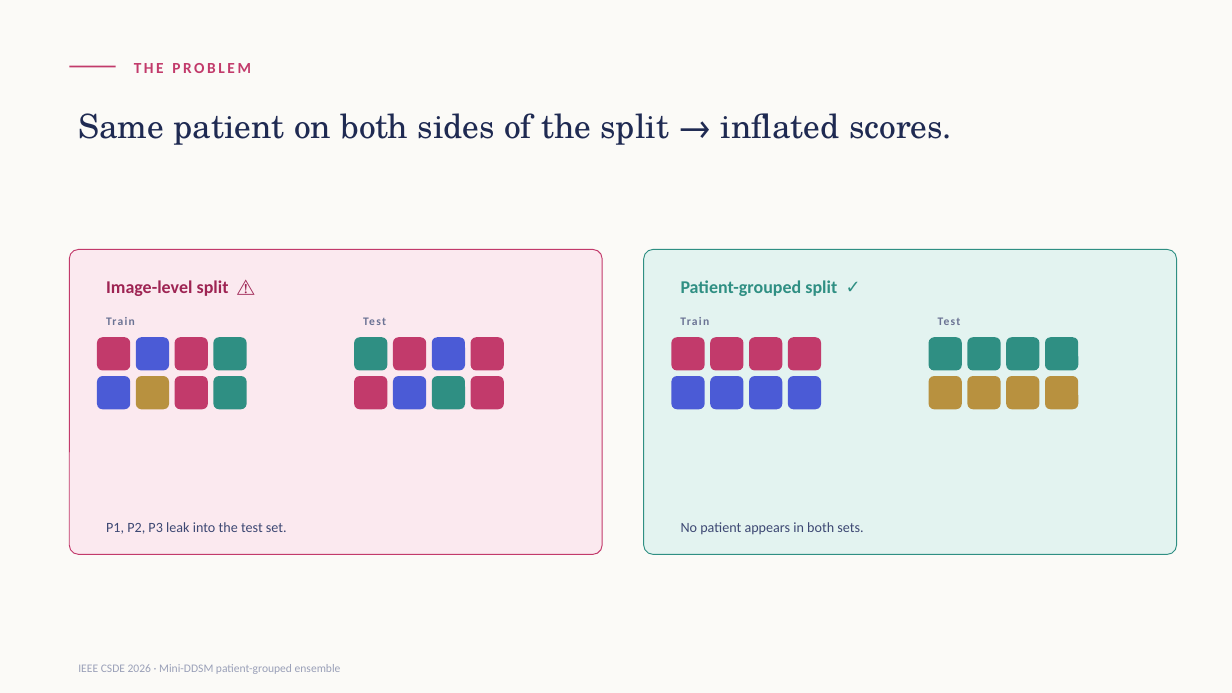
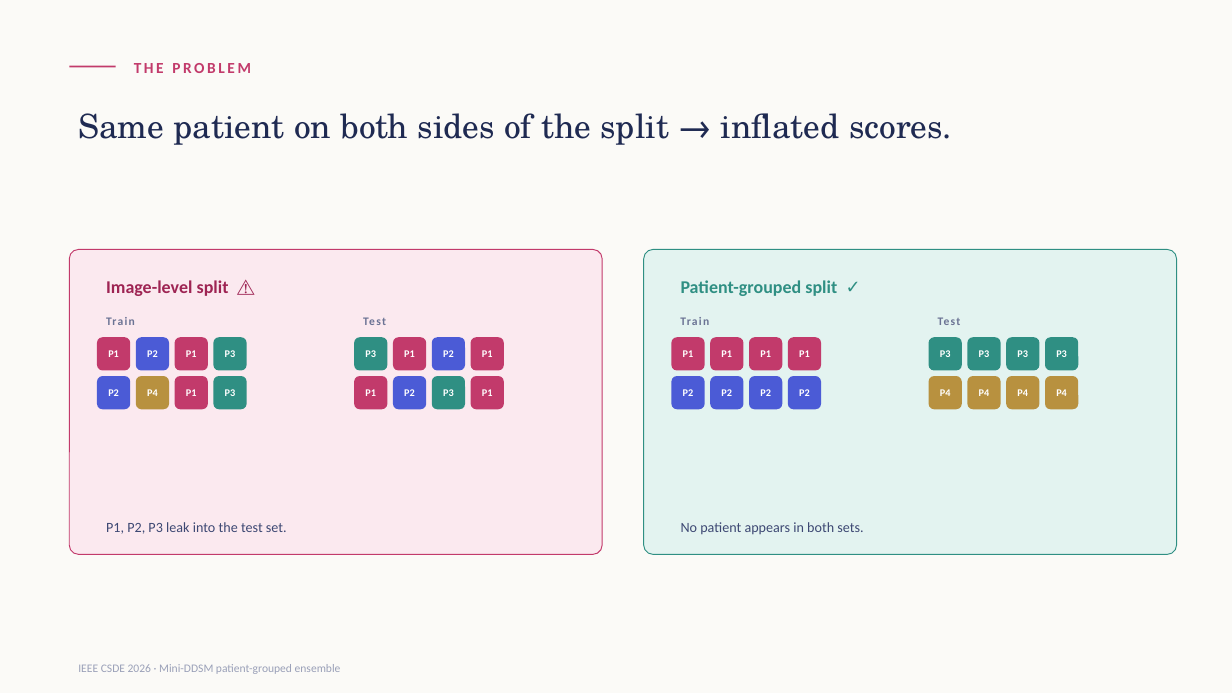
Before and after one commit to NoorAbdullah02/MINI_DDSM, a slide deck: slide 3 of Mini-DDSM-CSDE2026-Presentation.pptx. Drawn at 1232x693 pixels with LibreOffice and Linux fonts; fonts in the diff are those of the drawing. Boxes give left, top, right and bottom in pixels: in the first picture for what was removed or moved away, otherwise in the second. Text is boxed around its words. In the diff, an @@ line names an element or a change of style, - is before the commit and + after.

```diff
--- a/Mini-DDSM-CSDE2026-Presentation.pptx
+++ b/Mini-DDSM-CSDE2026-Presentation.pptx
@@ text added at <box>108,350,119,357</box>, 8 pt, text #FFFFFF, bold @@
+P1
@@ text added at <box>147,350,158,357</box>, 8 pt, text #FFFFFF, bold @@
+P2
@@ text added at <box>186,350,197,357</box>, 8 pt, text #FFFFFF, bold @@
+P1
@@ text added at <box>225,350,236,357</box>, 8 pt, text #FFFFFF, bold @@
+P3
@@ text added at <box>365,350,376,357</box>, 8 pt, text #FFFFFF, bold @@
+P3
@@ text added at <box>404,350,415,357</box>, 8 pt, text #FFFFFF, bold @@
+P1
@@ text added at <box>443,350,454,357</box>, 8 pt, text #FFFFFF, bold @@
+P2
@@ text added at <box>482,350,493,357</box>, 8 pt, text #FFFFFF, bold @@
+P1
@@ text added at <box>683,350,694,357</box>, 8 pt, text #FFFFFF, bold @@
+P1
@@ text added at <box>721,350,732,357</box>, 8 pt, text #FFFFFF, bold @@
+P1
@@ text added at <box>760,350,771,357</box>, 8 pt, text #FFFFFF, bold @@
+P1
@@ text added at <box>799,350,810,357</box>, 8 pt, text #FFFFFF, bold @@
+P1
@@ text added at <box>940,350,951,357</box>, 8 pt, text #FFFFFF, bold @@
+P3
@@ text added at <box>979,350,990,357</box>, 8 pt, text #FFFFFF, bold @@
+P3
@@ text added at <box>1017,350,1028,357</box>, 8 pt, text #FFFFFF, bold @@
+P3
@@ text added at <box>1056,350,1067,357</box>, 8 pt, text #FFFFFF, bold @@
+P3
@@ text added at <box>108,389,119,396</box>, 8 pt, text #FFFFFF, bold @@
+P2
@@ text added at <box>147,389,158,396</box>, 8 pt, text #FFFFFF, bold @@
+P4
@@ text added at <box>186,389,197,396</box>, 8 pt, text #FFFFFF, bold @@
+P1
@@ text added at <box>225,389,236,396</box>, 8 pt, text #FFFFFF, bold @@
+P3
@@ text added at <box>365,389,376,396</box>, 8 pt, text #FFFFFF, bold @@
+P1
@@ text added at <box>404,389,415,396</box>, 8 pt, text #FFFFFF, bold @@
+P2
@@ text added at <box>443,389,454,396</box>, 8 pt, text #FFFFFF, bold @@
+P3
@@ text added at <box>482,389,493,396</box>, 8 pt, text #FFFFFF, bold @@
+P1
@@ text added at <box>683,389,694,396</box>, 8 pt, text #FFFFFF, bold @@
+P2
@@ text added at <box>721,389,732,396</box>, 8 pt, text #FFFFFF, bold @@
+P2
@@ text added at <box>760,389,771,396</box>, 8 pt, text #FFFFFF, bold @@
+P2
@@ text added at <box>799,389,810,396</box>, 8 pt, text #FFFFFF, bold @@
+P2
@@ text added at <box>940,389,951,396</box>, 8 pt, text #FFFFFF, bold @@
+P4
@@ text added at <box>979,389,990,396</box>, 8 pt, text #FFFFFF, bold @@
+P4
@@ text added at <box>1017,389,1028,396</box>, 8 pt, text #FFFFFF, bold @@
+P4
@@ text added at <box>1056,389,1067,396</box>, 8 pt, text #FFFFFF, bold @@
+P4
```
Also in this commit, not shown: 6 other slides changed, 1 other file.
